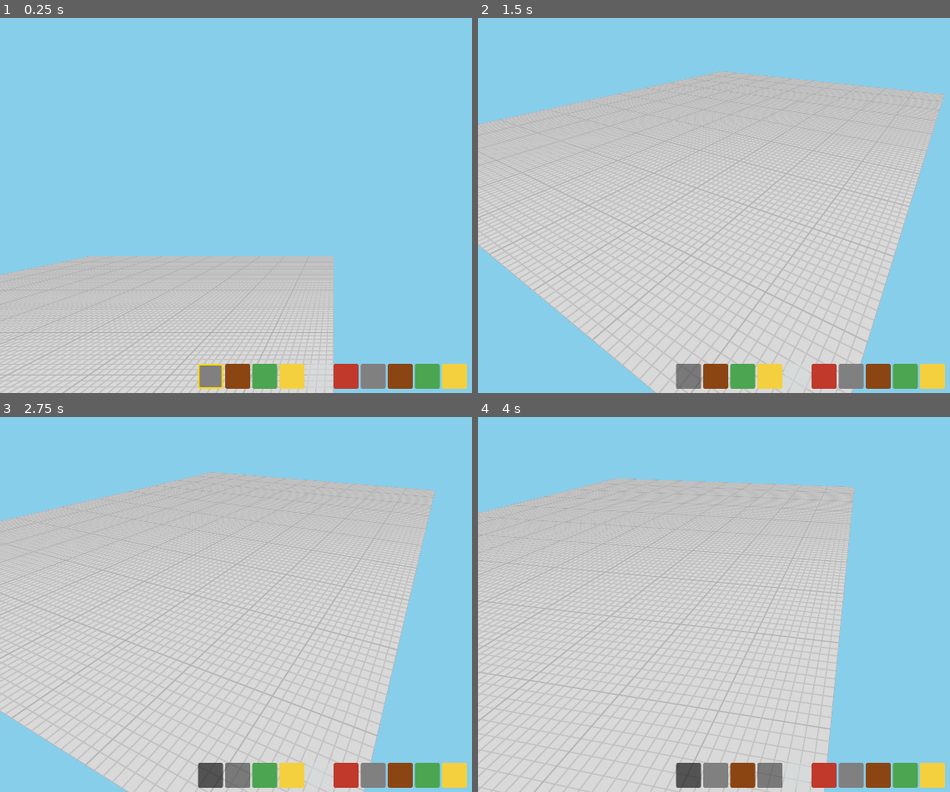
Above: before the commit, frames 1-4 (two rows, left to right).
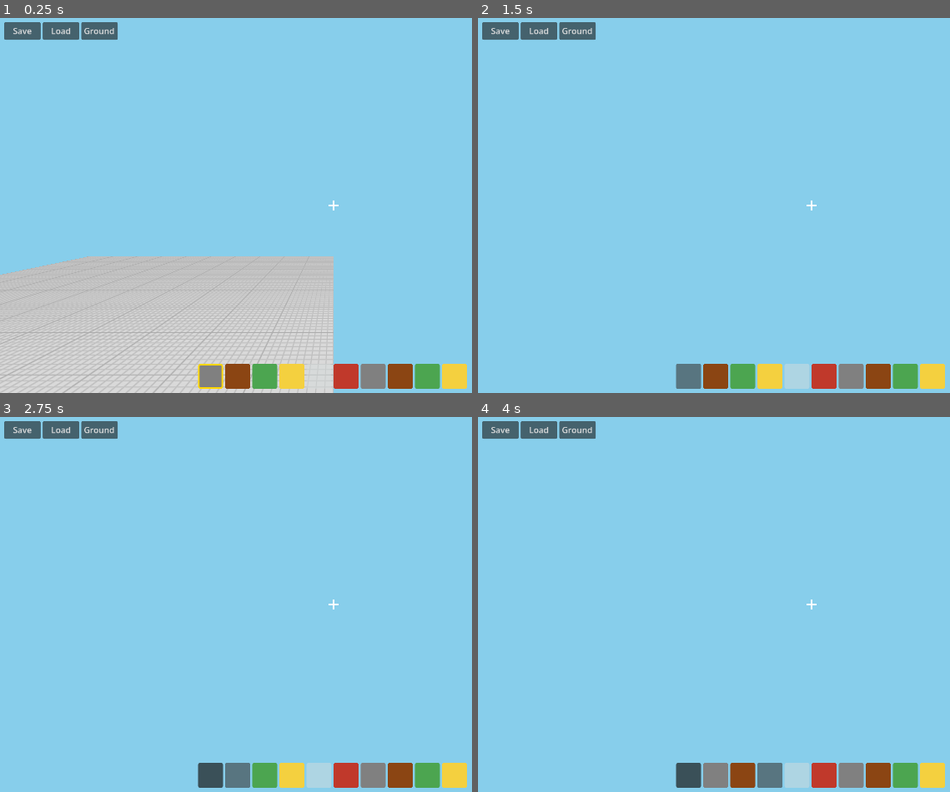
Above: after the commit, the same moments.

Repository: shbshc/building-game
Game: Godot game, scene res://scenes/main.tscn
Two runs of this game, one before a commit and one after it. Both use one fixed random seed, a clock stepped at 60 frames per second and the inputs below.
Inputs (mouse positions are in pixels of both pictures, inside the frame that each line leads up to):
- Up to frame 1 (0.25 s): no input
- Up to frame 2 (1.5 s): click (577, 29) at 0.5 s, where only the run after the commit has a clickable "Ground"; click (690, 378) at 1.25 s
- Up to frame 3 (2.75 s): click (236, 777) at 2 s
- Up to frame 4 (4 s): click (742, 777) at 2.75 s; click (770, 777) at 3.5 s

The runs differ from the first frame. In frame 1, 1.1% of the frame differs, in the area x 0-72%, y 1-52%; in frame 2, 64%; in frame 3, 65%, in the area x 0-93%, y 1-100%; in frame 4, 62%.
Error before the commit: Parse Error: Used space character for indentation instead of tab as used before in the file. (res://scripts/main.gd:111)

Commit message:
fix: restore _on_ground_color_pressed after accidental deletion

Diff:
--- a/scripts/main.gd
+++ b/scripts/main.gd
@@ -108,7 +108,9 @@
 	print(save_manager.load(block_manager, $InventoryManager, ground))
 
 func is_backpack_open() -> bool:
-    return backpack_panel != null and backpack_panel.visible
+	return backpack_panel != null and backpack_panel.visible
+
+func _on_ground_color_pressed():
 	print("GROUND")
 	ground_color_popup.open_with_colors(ground, ground.ground_color, ground.grid_color)
 
